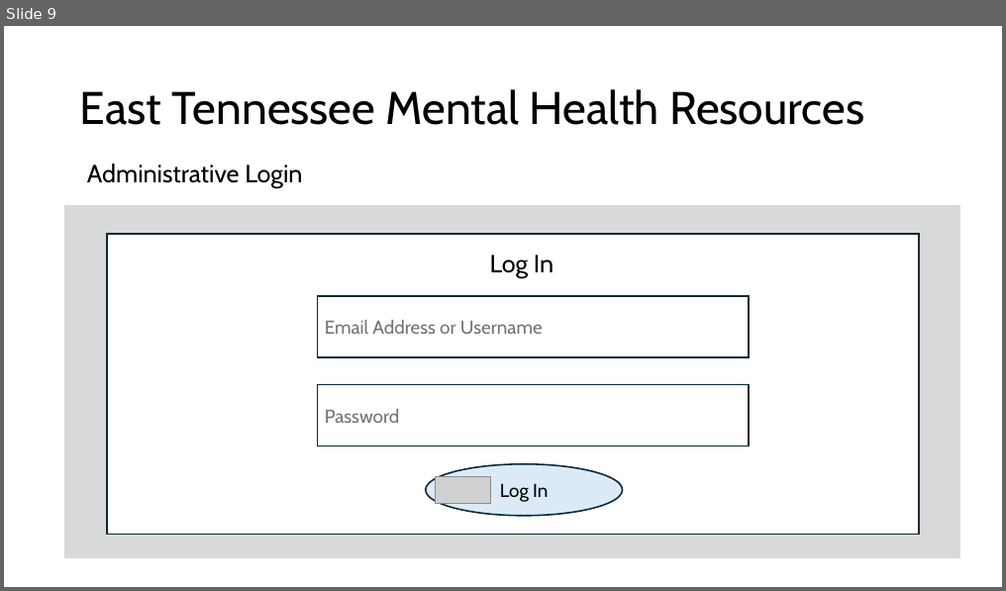
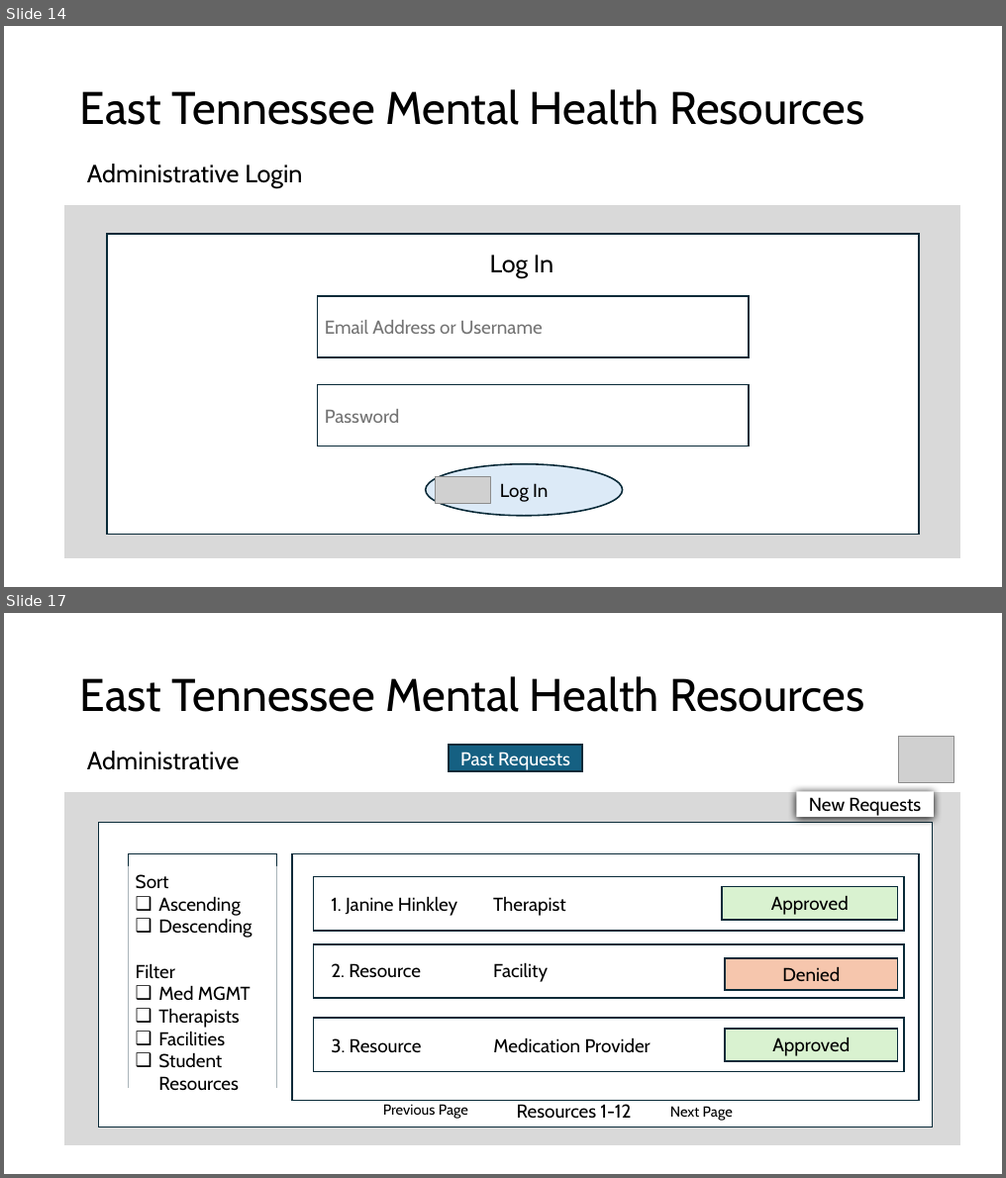
Before and after one commit to ReislerJ/East_TN_MH_Resources, a slide deck: Mock Slides.pptx. Shown one above the other, each under a label of ours: slide 9 before the commit, slides 14 and 17 after it; the slides between them are not shown. The pictures are 1006x591 and 1006x1178 pixels, drawn with LibreOffice and Linux fonts; fonts in the diff are those of the drawing; grey boxes stand for pictures; background and template pictures are left out. Boxes give left, top, right and bottom in pixels: in the first picture for what was removed or moved away, otherwise in the second. Text is boxed around its words. In the diff, an @@ line names an element or a change of style, - is before the commit and + after.

```diff
--- a/Mock Slides.pptx
+++ b/Mock Slides.pptx
@@ slide 17 added at [4,613,1002,1174], background picture (left out) @@
@@ title added at [80,676,864,712], 44 pt, text #000000 @@
+East Tennessee Mental Health Resources
@@ text added at [87,751,240,770], 24 pt, text #000000 @@
+Administrative
@@ rectangle added at [449,745,583,771], fill #156082, outline #092A39 1.5 pt, 18 pt, text #FFFFFF @@
+Past Requests
@@ picture added at [899,737,954,783] @@
@@ rectangle added at [65,793,960,1146], fill #D9D9D9, outline #D9D9D9 1.5 pt @@
@@ rectangle added at [797,792,934,817], fill #FFFFFF, 18 pt, text #000000 @@
+New Requests
@@ rectangle added at [98,823,933,1128], fill #FFFFFF, outline #092A39 1.5 pt @@
@@ rectangle added at [129,854,277,1087], fill #FFFFFF, outline #092A39 1.5 pt @@
@@ text added at [136,874,252,1090], 18 pt, text #000000 @@
+Sort
+❑ Ascending
+❑ Descending
+Filter
+❑ Med MGMT
+❑ Therapists
+❑ Facilities
+❑ Student Resources
@@ rectangle added at [722,887,898,920], fill #D9F2D0, outline #092A39 1.5 pt, 18 pt, text #000000 @@
+Approved
@@ rectangle added at [725,959,898,990], fill #F6C6AD, outline #092A39 1.5 pt, 18 pt, text #000000 @@
+Denied
@@ group added at [292,854,919,1100]: 4 rectangles, 3 texts @@
+1. Janine Hinkley Therapist
+2. Resource Facility
+3. Resource Medication Provider
@@ rectangle added at [725,1029,898,1061], fill #D9F2D0, outline #092A39 1.5 pt, 18 pt, text #000000 @@
+Approved
@@ text added at [383,1104,468,1119], 14 pt, text #000000 @@
+Previous Page
@@ text added at [517,1104,631,1118], 18 pt, text #000000 @@
+Resources 1-12
@@ text added at [670,1106,733,1121], 14 pt, text #000000 @@
+Next Page
@@ what was slide 9 is now slide 14 @@
```
Also in this commit, not shown: 4 slides changed, 6 other slides added, 3 other files.
